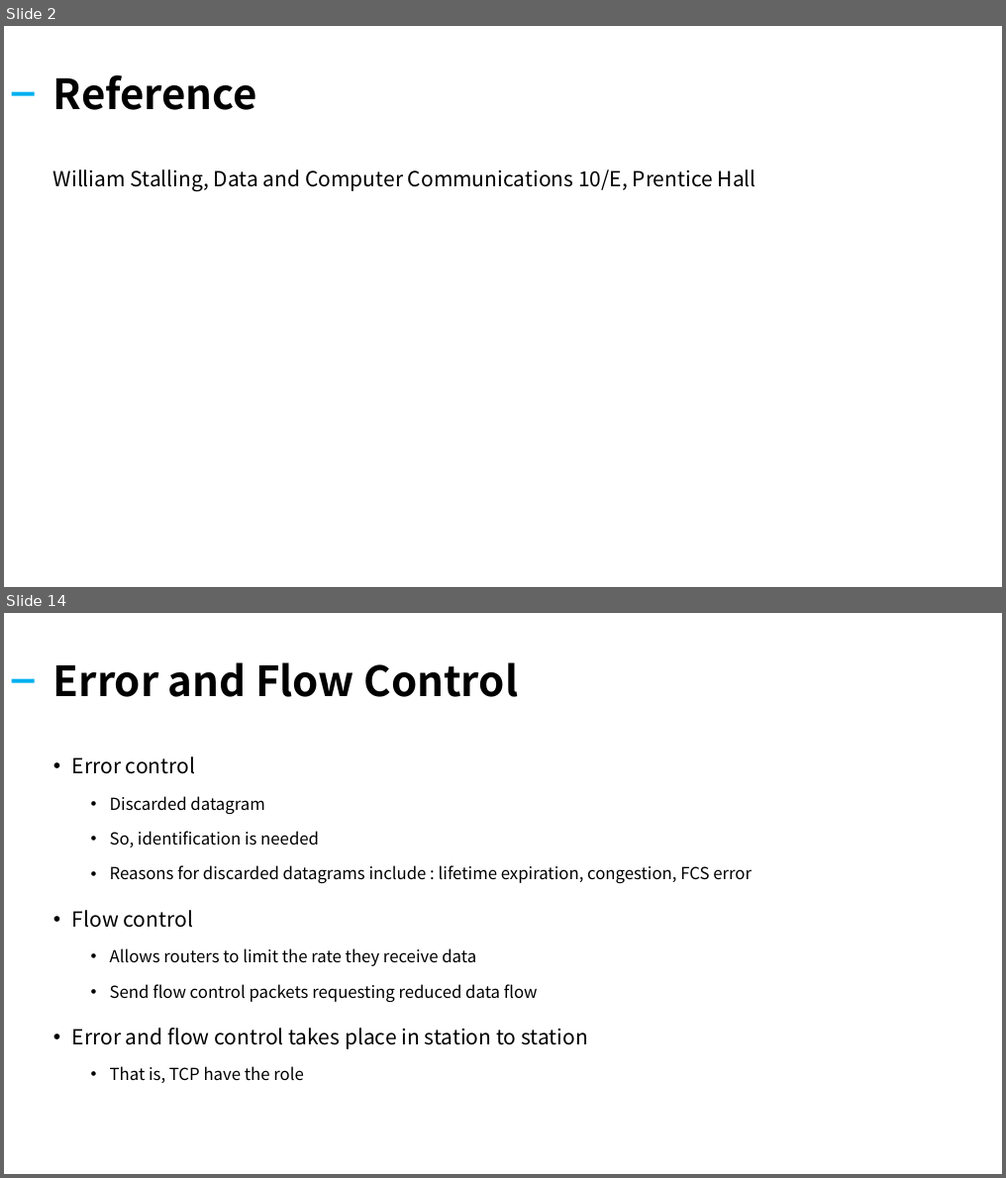
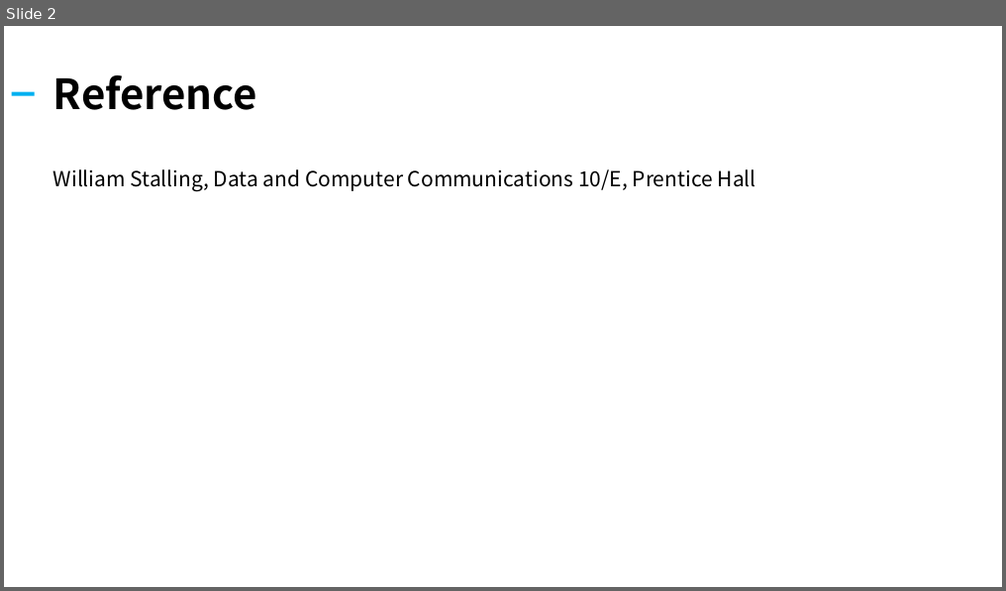
Before and after one commit to kiku99/AWS, a slide deck: Network/05. Network Internet Protocol (2).pptx. Shown one above the other, each under a label of ours: slides 2 and 14 before the commit, slide 2 after it; the slides between them are not shown. The pictures are 1006x1178 and 1006x591 pixels, drawn with LibreOffice and Linux fonts; fonts in the diff are those of the drawing. Boxes give left, top, right and bottom in pixels: in the first picture for what was removed or moved away, otherwise in the second. Text is boxed around its words. In the diff, an @@ line names an element or a change of style, - is before the commit and + after.

```diff
--- a/Network/05. Network Internet Protocol (2).pptx
+++ b/Network/05. Network Internet Protocol (2).pptx
@@ slide 14 removed at <box>4,613,1002,1174</box>, background #FFFFFF @@
@@ title removed at <box>54,663,519,697</box> @@
-Error and Flow Control
@@ rectangle removed at <box>12,679,35,682</box> @@
@@ text removed at <box>72,757,751,1083</box> @@
-• Error control
-  • Discarded datagram
-  • So, identification is needed
-  • Reasons for discarded datagrams include : lifetime expiration, congestion, FCS error
-• Flow control
-  • Allows routers to limit the rate they receive data
-  • Send flow control packets requesting reduced data flow
-• Error and flow control takes place in station to station
-  • That is, TCP have the role
```
Also in this commit, not shown: 1 slide changed, 23 slides added, 15 other slides removed, 1 other file.
